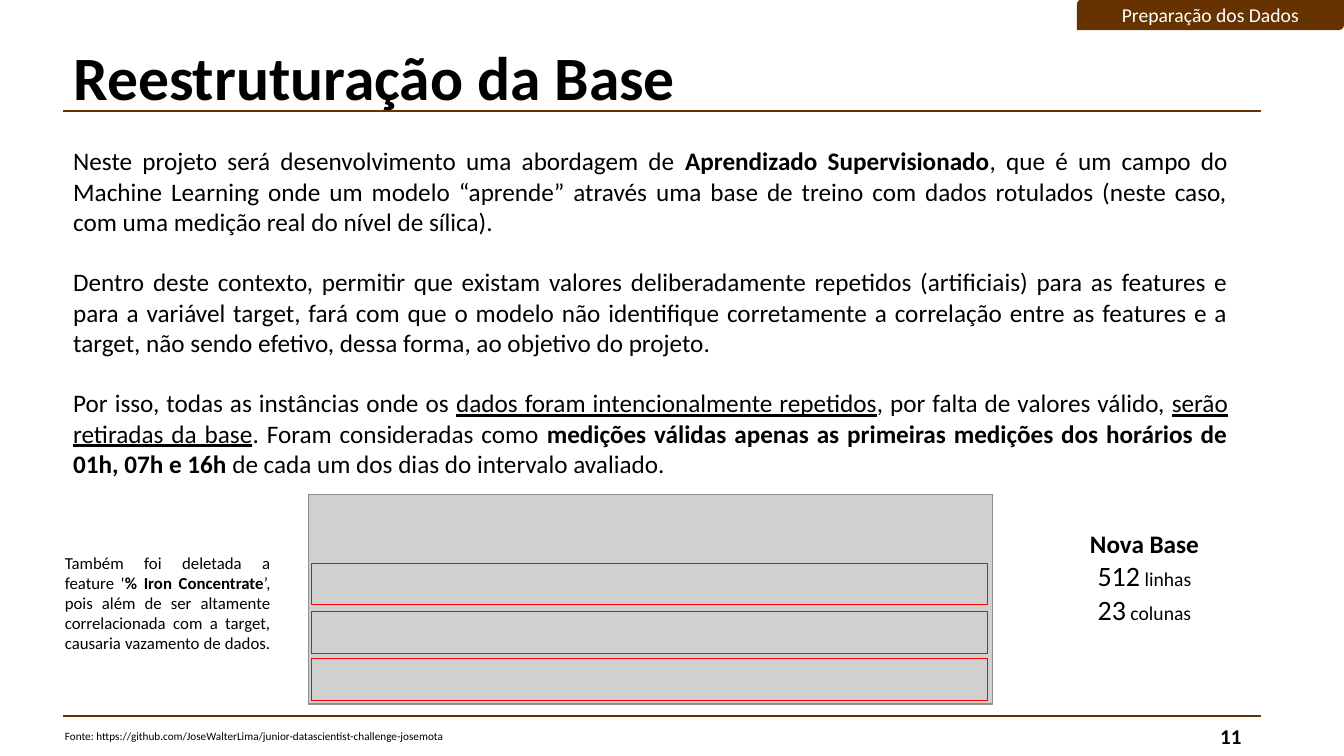
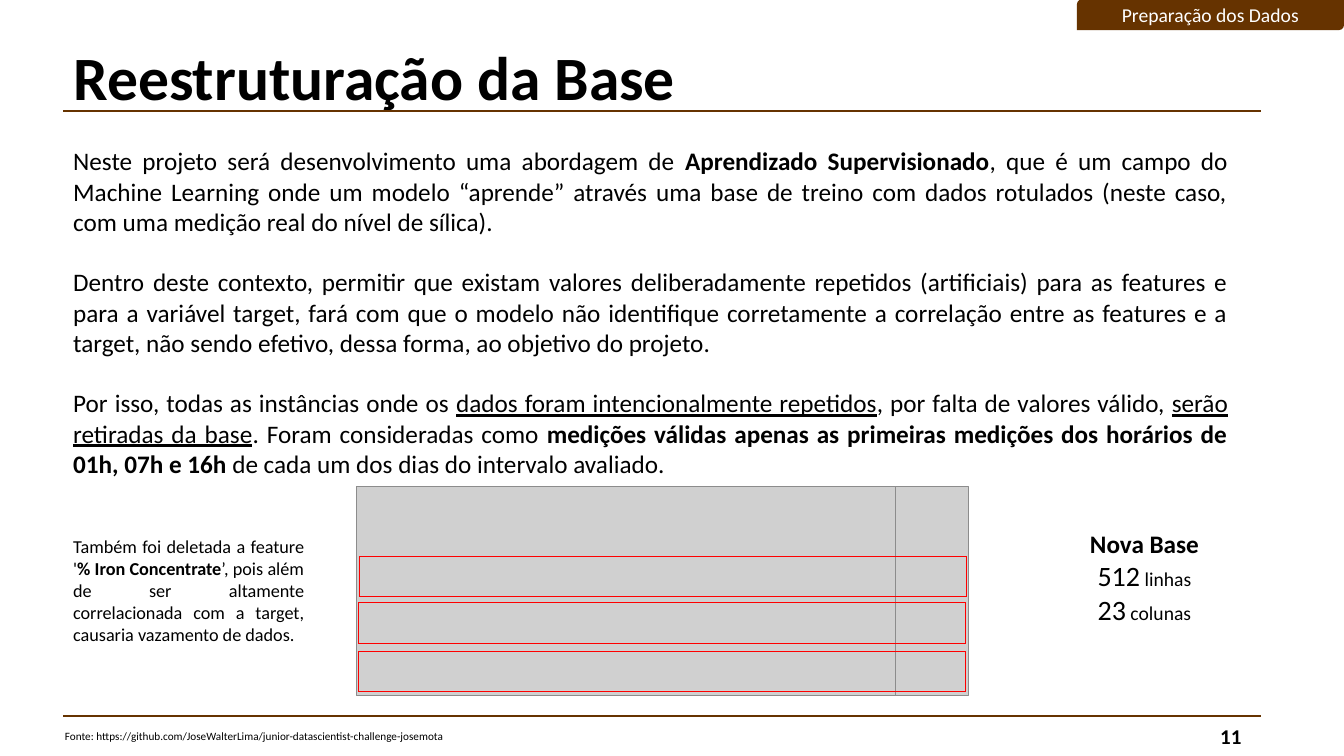
Before and after one commit to JoseWalterLima/junior-datascientist-challenge-josemota, a slide deck: slide 11 of ApresetançãoJWL.pptx. Drawn at 1344x756 pixels with LibreOffice and Linux fonts; fonts in the diff are those of the drawing; grey boxes stand for pictures. Boxes give left, top, right and bottom in pixels: in the first picture for what was removed or moved away, otherwise in the second. Text is boxed around its words. In the diff, an @@ line names an element or a change of style, - is before the commit and + after.

```diff
--- a/ApresetançãoJWL.pptx
+++ b/ApresetançãoJWL.pptx
@@ picture: place and size @@
-picture at [309,495,992,705]
+picture at [357,486,896,696]
@@ picture added at [895,486,969,696] @@
@@ text "Também foi deletada a feature ...": place and size @@
-text "Também foi deletada a feature ..." at [65,557,271,649]
+text "Também foi deletada a feature ..." at [73,540,304,641]
@@ text "Também foi deletada a feature ..." at [73,540,304,641]: size 12 to 13 pt @@
@@ rectangle: place and size @@
-rectangle at [312,563,988,604]
+rectangle at [360,556,967,596]
@@ rectangle: place and size @@
-rectangle at [312,612,988,653]
+rectangle at [359,603,966,643]
@@ rectangle: place and size @@
-rectangle at [312,659,988,700]
+rectangle at [358,651,965,692]
```
